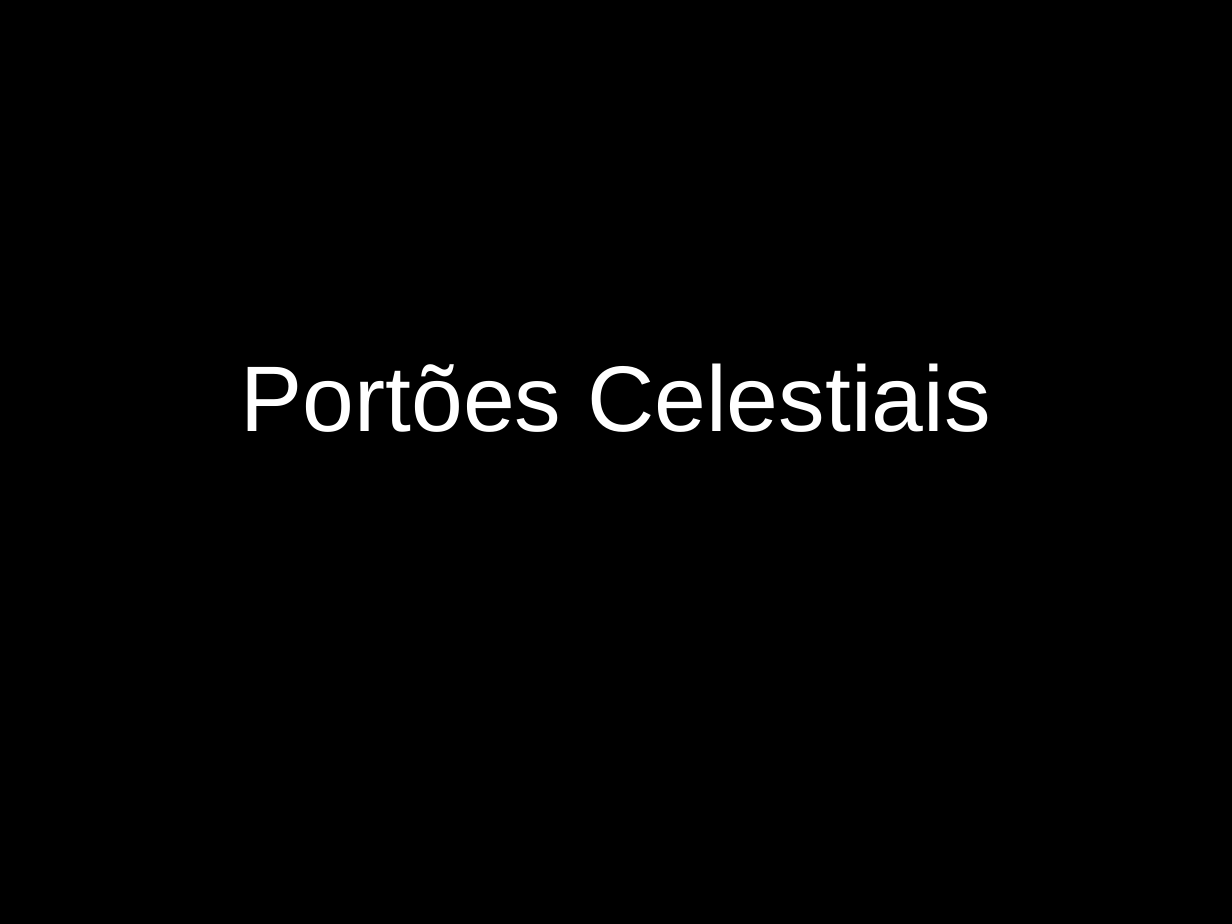
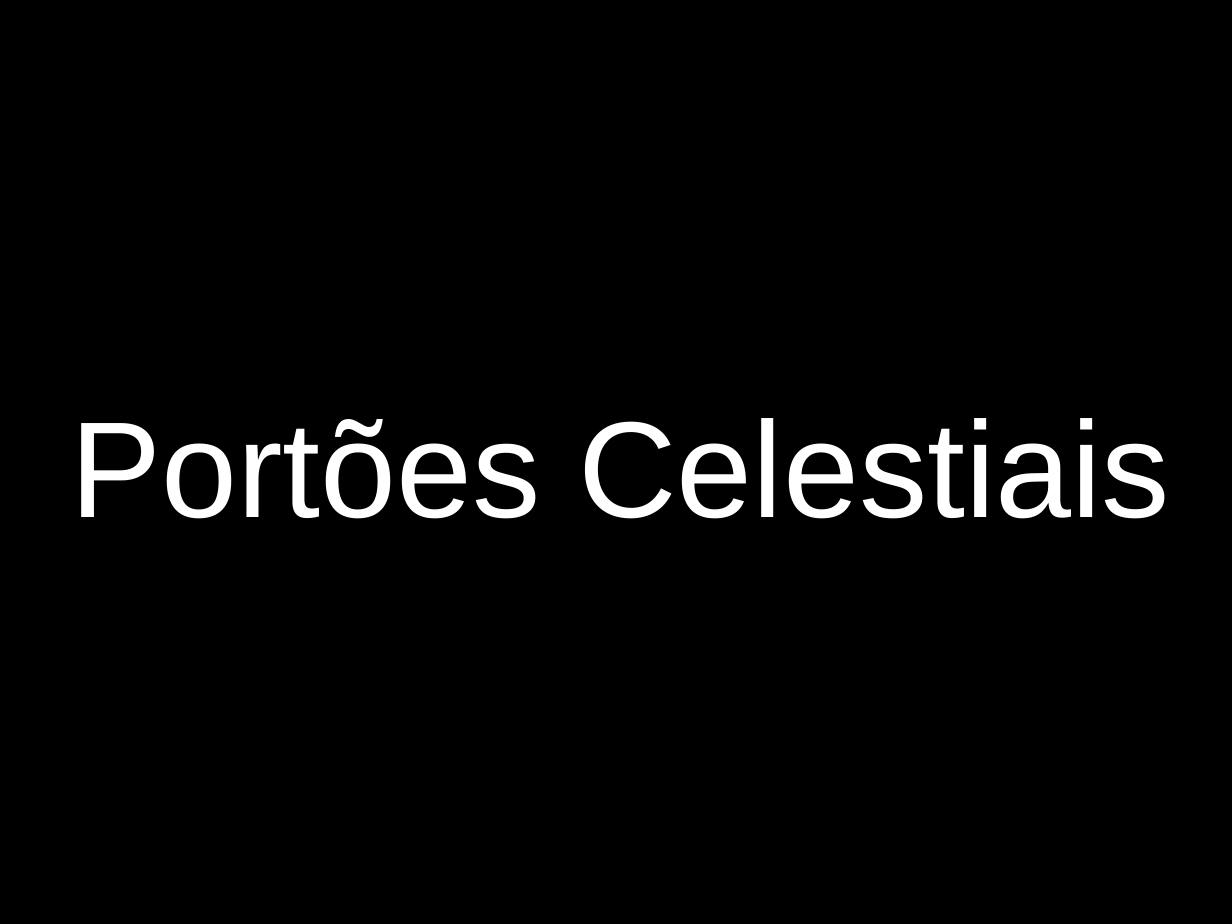
Before and after one commit to lazaroness/ChurchFiles, a slide deck: slide 1 of elshaday/LetrasApresentacao/PortoesCelestiais.odp. Drawn at 1232x924 pixels with LibreOffice and Linux fonts; fonts in the diff are those of the drawing. Boxes give left, top, right and bottom in pixels: in the first picture for what was removed or moved away, otherwise in the second. Text is boxed around its words. In the diff, an @@ line names an element or a change of style, - is before the commit and + after.

```diff
--- a/elshaday/LetrasApresentacao/PortoesCelestiais.odp
+++ b/elshaday/LetrasApresentacao/PortoesCelestiais.odp
@@ subtitle "Portões Celestiais": place and size @@
-subtitle "Portões Celestiais" at [241,363,991,432]
+subtitle "Portões Celestiais" at [70,418,1170,519]
@@ subtitle "Portões Celestiais" at [70,418,1170,519]: size 60 to 88 pt @@
```
